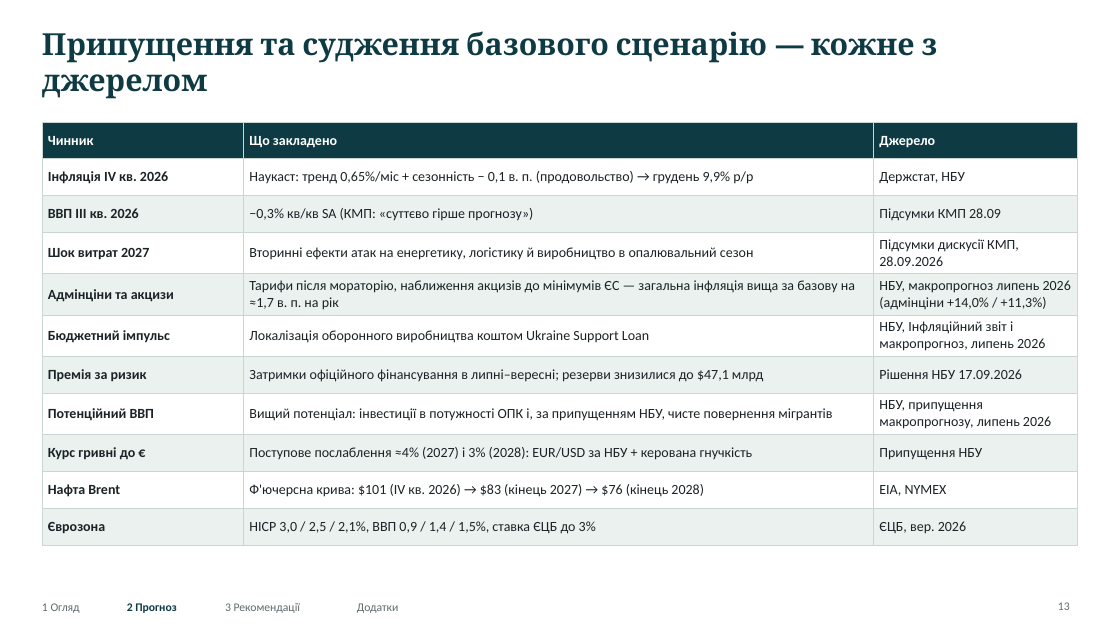
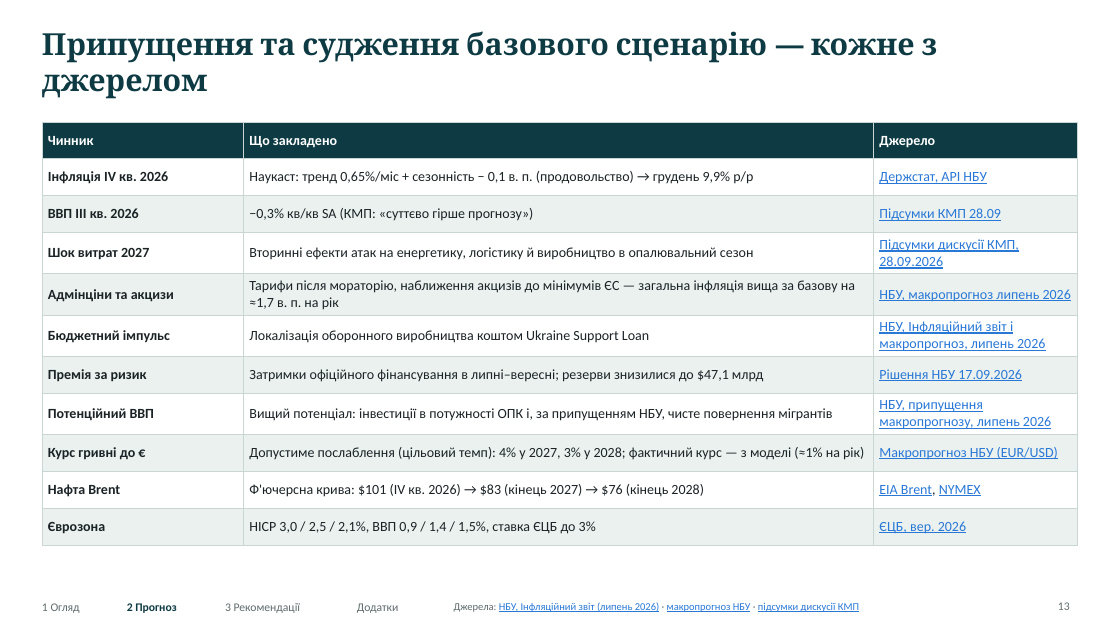
Before and after one commit to caplitt/nbu-challenge-2026, a slide deck: slide 13 of presentation/NBU_University_Challenge_2026.pptx. Drawn at 1120x630 pixels with LibreOffice and Linux fonts; fonts in the diff are those of the drawing. Boxes give left, top, right and bottom in pixels: in the first picture for what was removed or moved away, otherwise in the second. Text is boxed around its words. In the diff, an @@ line names an element or a change of style, - is before the commit and + after.

```diff
--- a/presentation/NBU_University_Challenge_2026.pptx
+++ b/presentation/NBU_University_Challenge_2026.pptx
@@ table at (x1=42, y1=122, x2=1078, y2=538) @@
-row 2, column 3: Держстат, НБУ
+row 2, column 3: Держстат, API НБУ
-row 5, column 3: НБУ, макропрогноз липень 2026 (адмінціни +14,0% / +11,3%)
+row 5, column 3: НБУ, макропрогноз липень 2026
-row 9, column 2: Поступове послаблення ≈4% (2027) і 3% (2028): EUR/USD за НБУ + керована гнучкість
+row 9, column 2: Допустиме послаблення (цільовий темп): 4% у 2027, 3% у 2028; фактичний курс — з моделі (≈1% на рік)
-row 9, column 3: Припущення НБУ
+row 9, column 3: Макропрогноз НБУ (EUR/USD)
-row 10, column 3: EIA, NYMEX
+row 10, column 3: EIA Brent, NYMEX
@@ text colour #1B2326 to #2A78D6, underline on in "Підсумки КМП 28.09", "Підсумки дискусії КМП, 28.09.2026", "НБУ, Інфляційний звіт і макропрогноз, липень 2026", "Рішення НБУ 17.09.2026" and 2 more places @@
@@ text added at (x1=454, y1=602, x2=859, y2=612), 9 pt, text #2A78D6, underline @@
+Джерела: НБУ, Інфляційний звіт (липень 2026) · макропрогноз НБУ · підсумки дискусії КМП
```
Also in this commit, not shown: 25 other slides changed, 13 other files.
